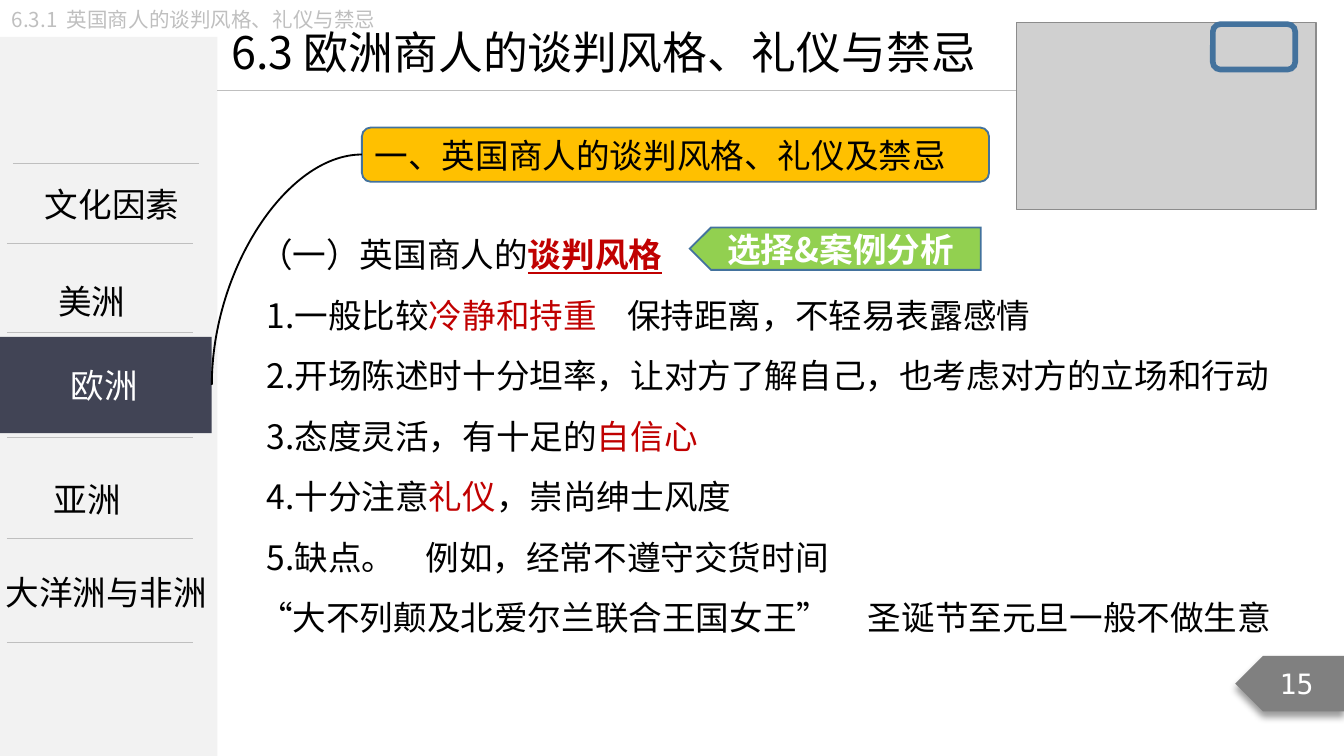
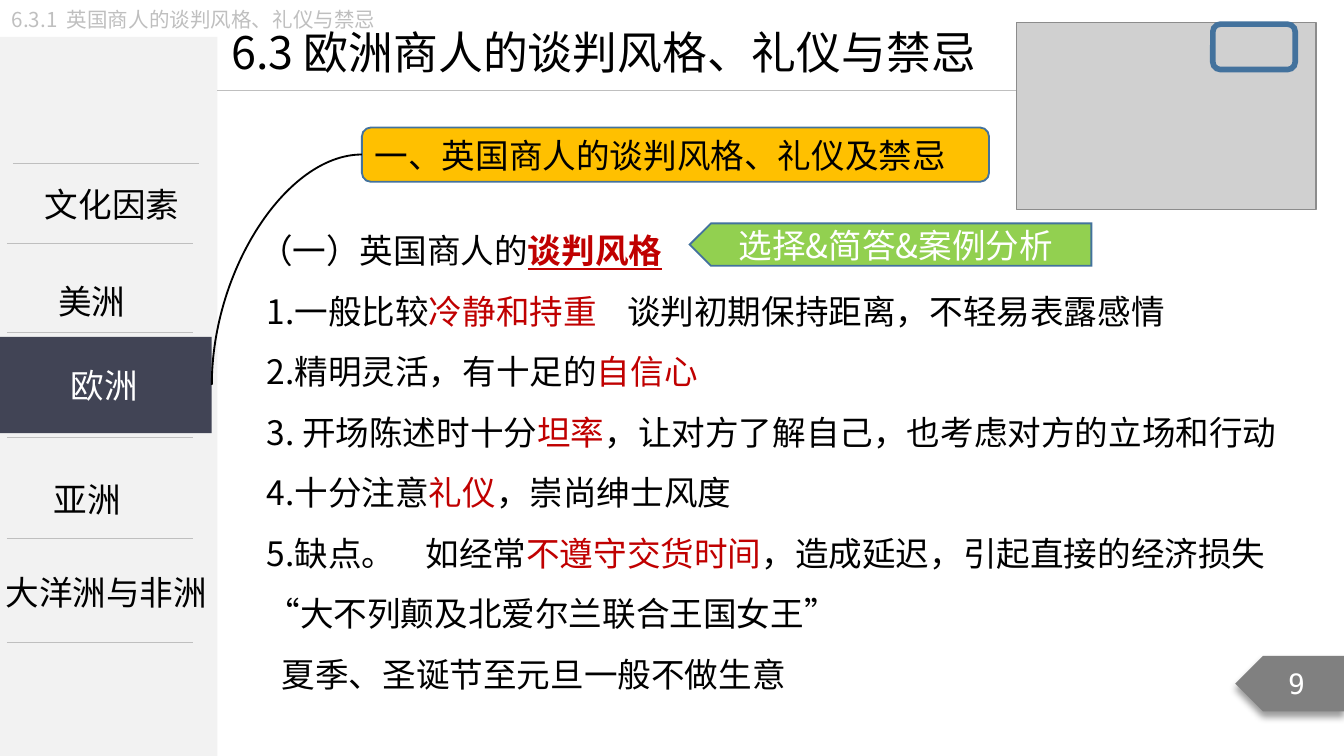
Before and after one commit to Call-me-zhy/tangtang, a slide deck: slide 9 of 3 国际商务谈判/课件/国际商务谈判精讲7.pptx (slide 15 before the commit). Drawn at 1344x756 pixels with LibreOffice and Linux fonts; fonts in the diff are those of the drawing; grey boxes stand for pictures. Boxes give left, top, right and bottom in pixels: in the first picture for what was removed or moved away, otherwise in the second. Text is boxed around its words. In the diff, an @@ line names an element or a change of style, - is before the commit and + after.

Commit message:
新增课件 国际商务谈判精讲7

```diff
--- a/3 国际商务谈判/课件/国际商务谈判精讲7.pptx
+++ b/3 国际商务谈判/课件/国际商务谈判精讲7.pptx
@@ pentagon arrow "选择&简答&案例分析" resized from (x1=689, y1=227, x2=980, y2=270) to (x1=689, y1=223, x2=1091, y2=266) @@
@@ text in pentagon arrow at (x1=739, y1=223, x2=1054, y2=267): text changed; bold off @@
-选择&案例分析
+选择&简答&案例分析
@@ text at (x1=267, y1=295, x2=1276, y2=449): text changed @@
-1.一般比较冷静和持重 保持距离，不轻易表露感情
-2.开场陈述时十分坦率，让对方了解自己，也考虑对方的立场和行动
-3.态度灵活，有十足的自信心
+1.一般比较冷静和持重 谈判初期保持距离，不轻易表露感情
+2.精明灵活，有十足的自信心
+3. 开场陈述时十分坦率，让对方了解自己，也考虑对方的立场和行动
@@ text at (x1=267, y1=537, x2=1265, y2=690): text changed @@
-5.缺点。 例如，经常不遵守交货时间
-“大不列颠及北爱尔兰联合王国女王” 圣诞节至元旦一般不做生意
+5.缺点。 如经常不遵守交货时间，造成延迟，引起直接的经济损失
+“大不列颠及北爱尔兰联合王国女王”
+夏季、圣诞节至元旦一般不做生意
@@ page number at (x1=1288, y1=673, x2=1305, y2=695): text changed @@
-15
+9
```
Also in this commit, not shown: 50 other slides changed, 3 slides removed, 9 other files.
